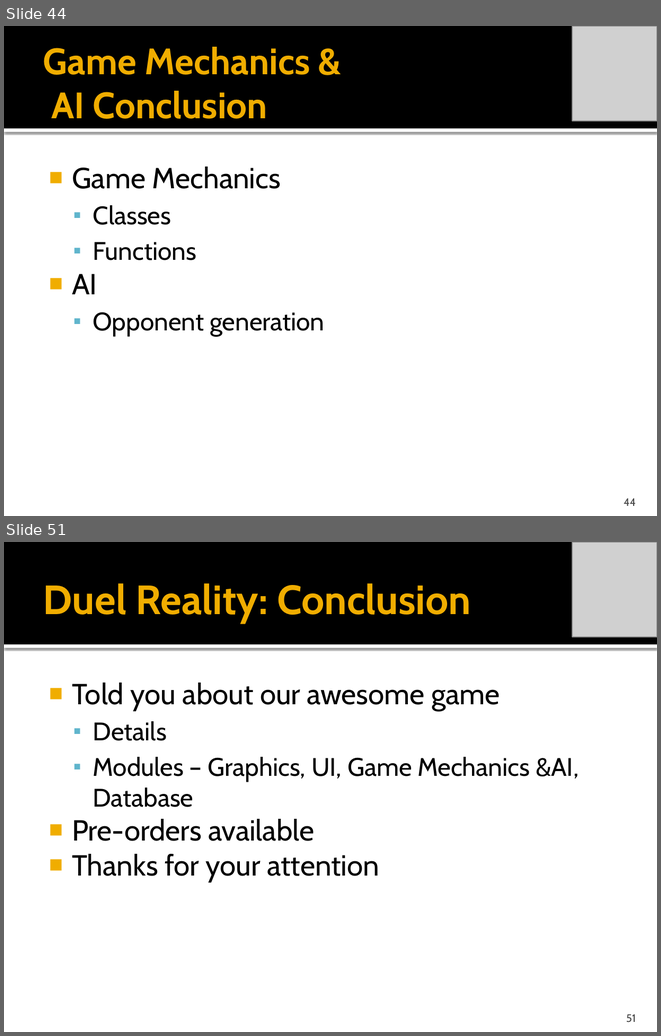
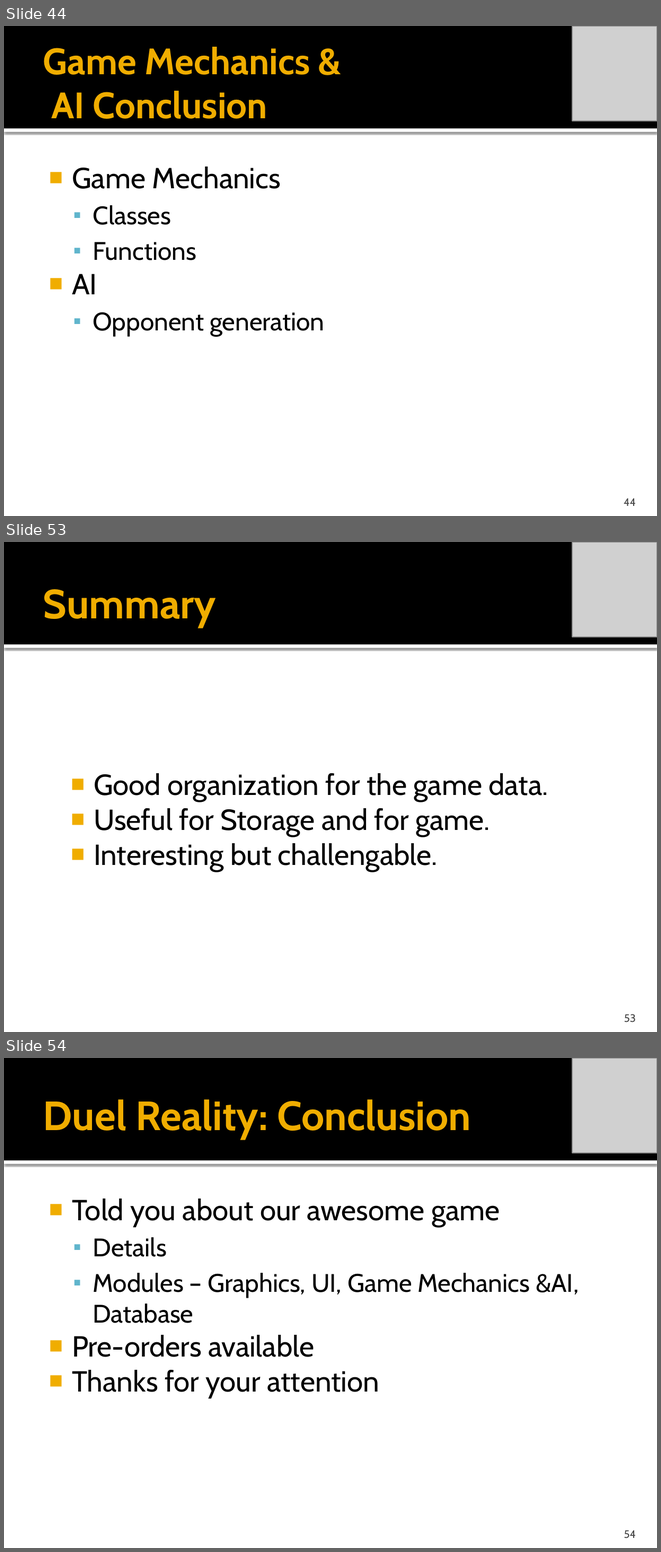
Before and after one commit to idxExtropy/duel-reality, a slide deck: Docs/DUEL REALITY .pptx. Shown one above the other, each under a label of ours: slides 44 and 51 before the commit, slides 44, 53 and 54 after it; the slides between them are not shown. The pictures are 661x1036 and 661x1552 pixels, drawn with LibreOffice and Linux fonts; fonts in the diff are those of the drawing; grey boxes stand for pictures. Boxes give left, top, right and bottom in pixels: in the first picture for what was removed or moved away, otherwise in the second. Text is boxed around its words. In the diff, an @@ line names an element or a change of style, - is before the commit and + after.

```diff
--- a/Docs/DUEL REALITY .pptx
+++ b/Docs/DUEL REALITY .pptx
@@ slide 53 added at box(4, 542, 657, 1032), background #FFFFFF; not listed: 2 template elements that a slide beside it also shows @@
@@ picture added at box(572, 542, 657, 637) @@
@@ title added at box(43, 589, 216, 627), 45 pt, text #F0AD00, bold @@
+Summary
@@ text added at box(94, 773, 548, 871), 32 pt, text #000000 @@
+■ Good organization for the game data.
+■ Useful for Storage and for game.
+■ Interesting but challengable.
@@ page number added at box(624, 1014, 636, 1022), 12 pt, text #454545 @@
+53
@@ what was slide 51 is now slide 54 @@
@@ page number at box(624, 1530, 636, 1538): text changed @@
-51
+54
```
Also in this commit, not shown: 1 slide changed, 8 other slides added, 6 slides removed.
